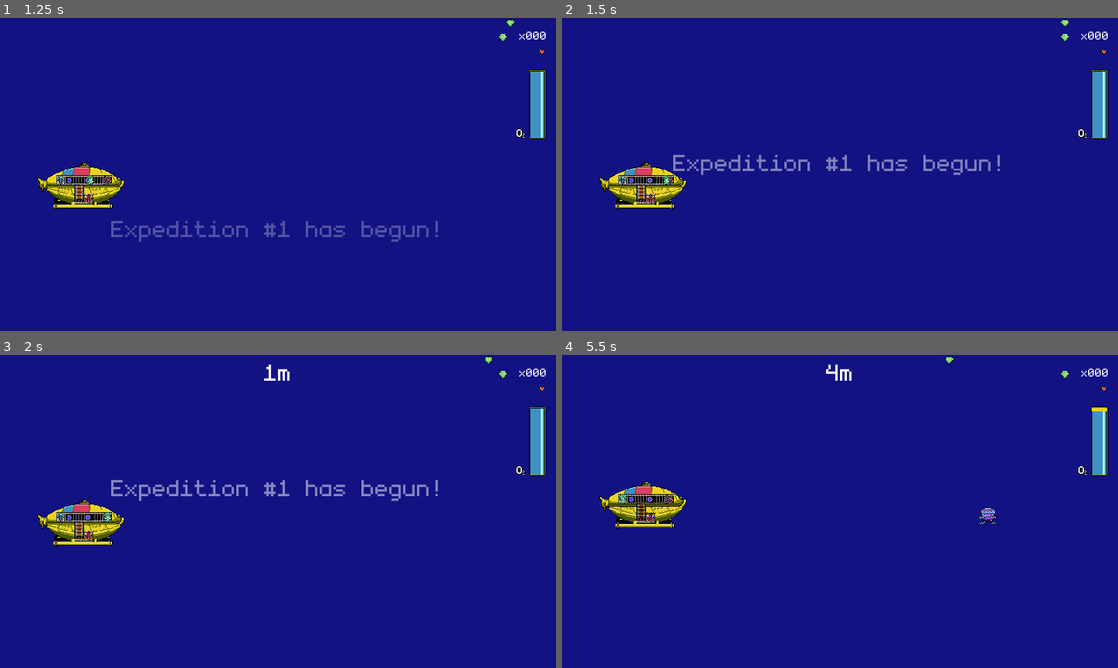
Above: before the commit, frames 1-4 (two rows, left to right).
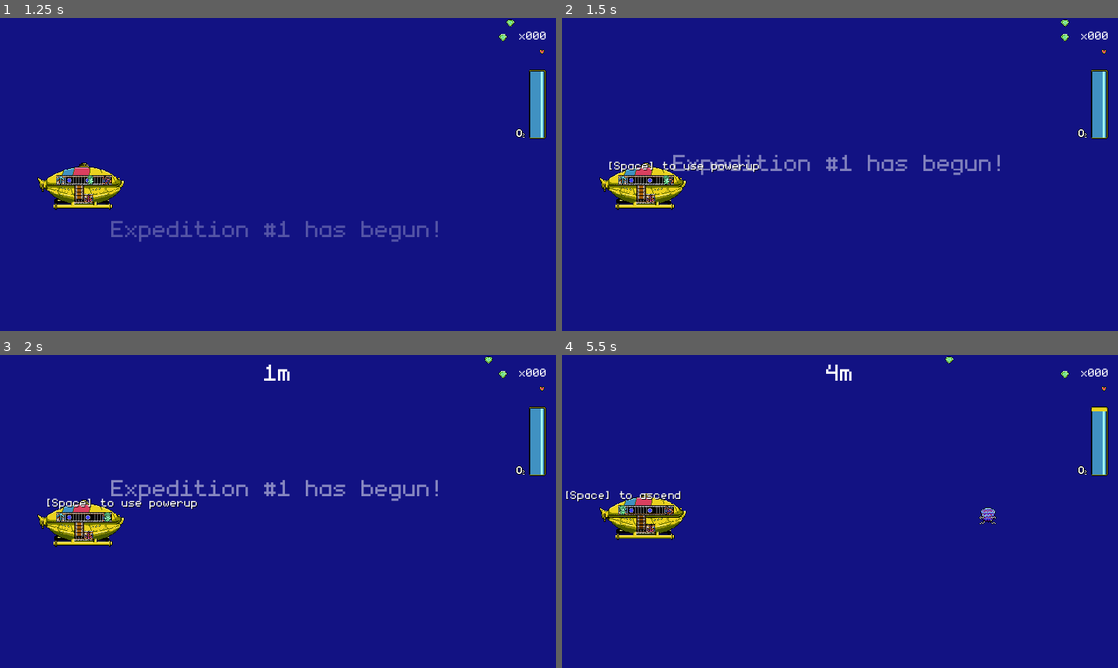
Above: after the commit, the same moments.

Repository: dmitriy-shmilo/gwj41
Game: Godot game, scene res://title_screen/title_screen.tscn
Same seed, same stepped clock (60 frames per second), same inputs: the game is played once before the commit and once after it. The engine's default icon, where the game draws it, is replaced by a stand-in: a white triangle on a blue panel in a dark square.
Inputs (mouse positions are in pixels of both pictures, inside the frame that each line leads up to):
- Up to frame 1 (1.25 s): click "Start" at 0.5 s
- Up to frame 2 (1.5 s): tap Enter at 1.25 s; move the mouse to (962, 158) at 1.27 s; hold D (right) from 1.28 s (still down); hold Space (interact) from 1.28 s (still down); click (962, 158) at 1.42 s
- Up to frame 3 (2 s): keep holding D (right); keep holding Space (interact)
- Up to frame 4 (5.5 s): move the mouse to (728, 527) at 2.02 s; release D (right) at 2.03 s; release Space (interact) at 2.03 s; hold S (down) 2.03-2.78 s; tap Space (interact) at 2.1, 3.6, 5.1 s; move the mouse to (895, 442) at 2.77 s; hold D (right) 2.78-3.53 s; hold Space (interact) 2.78-3.53 s; move the mouse to (812, 574) at 3.52 s; hold W (up) 3.53-4.28 s; click (812, 574) at 3.67 s; move the mouse to (1006, 558) at 4.27 s; hold Space (interact) 4.28-5.03 s; hold A (left) from 4.28 s (still down); move the mouse to (673, 464) at 5.02 s

Frame 1 is identical in both runs. In frame 2, 0.4% of the frame differs, in the area x 8-36%, y 45-50%; in frame 3, 0.4%; in frame 4, 2.1%, in the area x 0-23%, y 40-60%.

Commit message:
Show/hide button hints. Press interact to activate button.

Diff:
--- a/src/game_screen/button.gd
+++ b/src/game_screen/button.gd
@@ -1,15 +1,33 @@
 extends Node2D
+class_name ActionButton
 
-
+signal targeted(sender)
+signal untargeted(sender)
 signal pressed(sender)
 signal released(sender)
 
 
+export(Resource) var action
+
+onready var _hint_label = $"HintLabel"
+
+
+func _ready() -> void:
+	var key = InputMap.get_action_list("interact")[0].as_text()
+	print(action.hint)
+	print(tr(action.hint))
+	_hint_label.text = tr(action.hint) % key
+
+
 func _on_Area2D_body_entered(body: Node) -> void:
 	if body is Player:
-		emit_signal("pressed", self)
+		emit_signal("targeted", self)
 
 
 func _on_Area2D_body_exited(body: Node) -> void:
 	if body is Player:
-		emit_signal("released", self)
+		emit_signal("untargeted", self)
+
+
+func toggle_hint(visible: bool) -> void:
+	_hint_label.visible = visible
--- a/src/game_screen/button.tscn
+++ b/src/game_screen/button.tscn
@@ -1,5 +1,6 @@
-[gd_scene load_steps=3 format=2]
+[gd_scene load_steps=4 format=2]
 
+[ext_resource path="res://ui/default_theme.tres" type="Theme" id=1]
 [ext_resource path="res://game_screen/button.gd" type="Script" id=2]
 
 [sub_resource type="CircleShape2D" id=1]
@@ -13,5 +14,23 @@
 [node name="CollisionShape2D" type="CollisionShape2D" parent="Area2D"]
 shape = SubResource( 1 )
 
+[node name="HintLabel" type="Label" parent="."]
+visible = false
+anchor_left = 0.5
+anchor_top = 1.0
+anchor_right = 0.5
+anchor_bottom = 1.0
+margin_left = -107.0
+margin_top = -74.0
+margin_right = 107.0
+margin_bottom = -14.0
+theme = ExtResource( 1 )
+custom_colors/font_color_shadow = Color( 0, 0, 0, 1 )
+align = 1
+valign = 2
+__meta__ = {
+"_edit_use_anchors_": false
+}
+
 [connection signal="body_entered" from="Area2D" to="." method="_on_Area2D_body_entered"]
 [connection signal="body_exited" from="Area2D" to="." method="_on_Area2D_body_exited"]
--- a/src/game_screen/submarine.gd
+++ b/src/game_screen/submarine.gd
@@ -5,7 +5,15 @@
 export(float) var down_speed = 50.0
 export(Vector2) var direction = Vector2.ZERO
 
+var _current_button: ActionButton
+
 func _process(delta: float) -> void:
+	if not Input.is_action_pressed("interact"):
+		return
+
+	if _current_button == null:
+		return
+
 	if direction == Vector2.ZERO:
 		return
 
@@ -29,17 +37,17 @@
 	direction = Vector2.ZERO
 
 
-func _on_Button1_pressed(sender) -> void:
-	ascend()
+func _on_Button_targeted(sender) -> void:
+	_current_button = sender
+	_current_button.toggle_hint(true)
+
+	match sender.action.type:
+		ButtonAction.Type.ascend:
+			ascend()
+		ButtonAction.Type.descend:
+			descend()
 
 
-func _on_Button2_pressed(sender) -> void:
-	descend()
-
-
-func _on_Button3_pressed(sender) -> void:
-	pass # Replace with function body.
-
-
-func _on_Button_released(sender) -> void:
-	go_steady()
+func _on_Button_untargeted(sender) -> void:
+	_current_button.toggle_hint(false)
+	_current_button = null
--- a/src/game_screen/submarine.tscn
+++ b/src/game_screen/submarine.tscn
@@ -1,10 +1,13 @@
-[gd_scene load_steps=9 format=2]
+[gd_scene load_steps=12 format=2]
 
 [ext_resource path="res://icon.png" type="Texture" id=1]
 [ext_resource path="res://game_screen/player.tscn" type="PackedScene" id=2]
 [ext_resource path="res://game_screen/button.tscn" type="PackedScene" id=3]
 [ext_resource path="res://game_screen/submarine.gd" type="Script" id=4]
 [ext_resource path="res://assets/art/submarine.png" type="Texture" id=5]
+[ext_resource path="res://data/actions/descend.tres" type="Resource" id=6]
+[ext_resource path="res://data/actions/special.tres" type="Resource" id=7]
+[ext_resource path="res://data/actions/ascend.tres" type="Resource" id=8]
 
 [sub_resource type="CapsuleShape2D" id=3]
 radius = 31.9999
@@ -45,17 +48,17 @@
 position = Vector2( 0, 6 )
 texture = ExtResource( 5 )
 
-[node name="Button1" parent="." instance=ExtResource( 3 )]
-modulate = Color( 1, 0.913725, 0, 1 )
+[node name="AscendButton" parent="." instance=ExtResource( 3 )]
 position = Vector2( -40, -8 )
+action = ExtResource( 8 )
 
-[node name="Button2" parent="." instance=ExtResource( 3 )]
-modulate = Color( 1, 0, 0, 1 )
+[node name="DescendButton" parent="." instance=ExtResource( 3 )]
 position = Vector2( 8.84818, 24 )
+action = ExtResource( 6 )
 
-[node name="Button3" parent="." instance=ExtResource( 3 )]
-modulate = Color( 0, 0.0156863, 1, 1 )
+[node name="SpecialButton" parent="." instance=ExtResource( 3 )]
 position = Vector2( 40, -7 )
+action = ExtResource( 7 )
 
 [node name="Player" parent="." instance=ExtResource( 2 )]
 position = Vector2( 10.9418, -7.75944 )
@@ -73,9 +76,9 @@
 format = 1
 tile_data = PoolIntArray( -65540, 0, 0, -65539, 0, 0, -65538, 0, 0, -65537, 0, 0, -131072, 0, 0, -131071, 0, 0, -131070 …(205 unchanged characters)…
 
-[connection signal="pressed" from="Button1" to="." method="_on_Button1_pressed"]
-[connection signal="released" from="Button1" to="." method="_on_Button_released"]
-[connection signal="pressed" from="Button2" to="." method="_on_Button2_pressed"]
-[connection signal="released" from="Button2" to="." method="_on_Button_released"]
-[connection signal="pressed" from="Button3" to="." method="_on_Button3_pressed"]
-[connection signal="released" from="Button3" to="." method="_on_Button_released"]
+[connection signal="targeted" from="AscendButton" to="." method="_on_Button_targeted"]
+[connection signal="untargeted" from="AscendButton" to="." method="_on_Button_untargeted"]
+[connection signal="targeted" from="DescendButton" to="." method="_on_Button_targeted"]
+[connection signal="untargeted" from="DescendButton" to="." method="_on_Button_untargeted"]
+[connection signal="targeted" from="SpecialButton" to="." method="_on_Button_targeted"]
+[connection signal="untargeted" from="SpecialButton" to="." method="_on_Button_untargeted"]
--- a/src/project.godot
+++ b/src/project.godot
@@ -9,6 +9,11 @@
 config_version=4
 
 _global_script_classes=[ {
+"base": "Node2D",
+"class": "ActionButton",
+"language": "GDScript",
+"path": "res://game_screen/button.gd"
+}, {
 "base": "Resource",
 "class": "ButtonAction",
 "language": "GDScript",
@@ -85,6 +90,7 @@
 "path": "res://data/upgrades/upgrade.gd"
 } ]
 _global_script_class_icons={
+"ActionButton": "",
 "ButtonAction": "",
 "Collectable": "",
 "CreditsScene": "",
